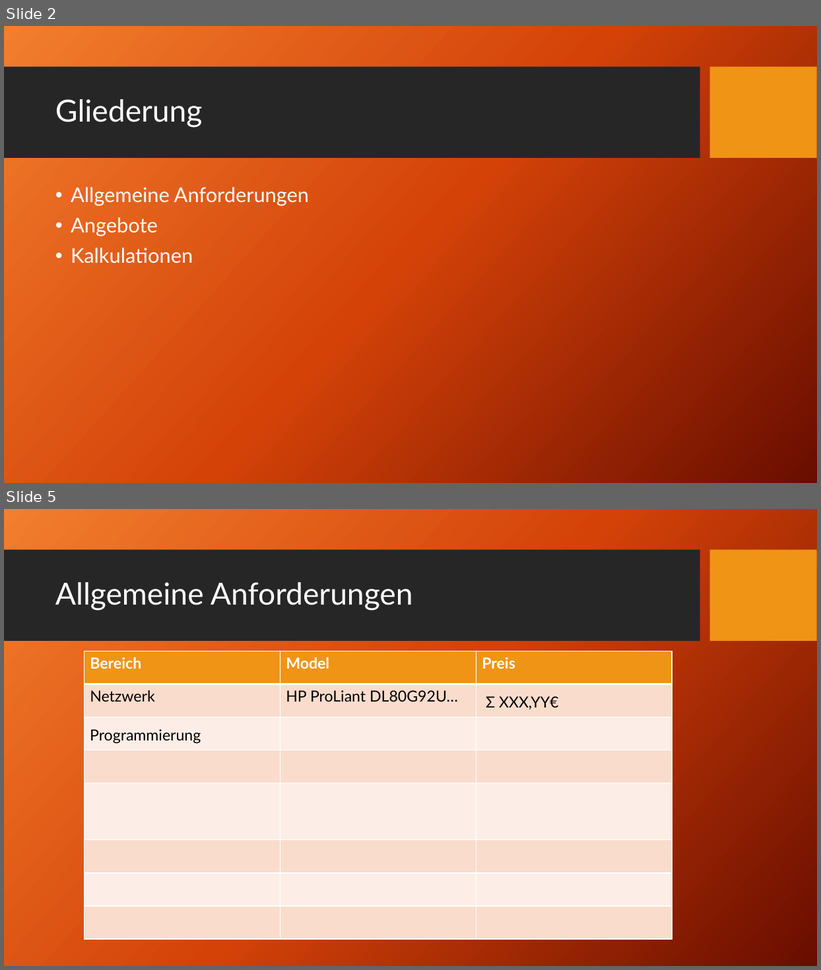
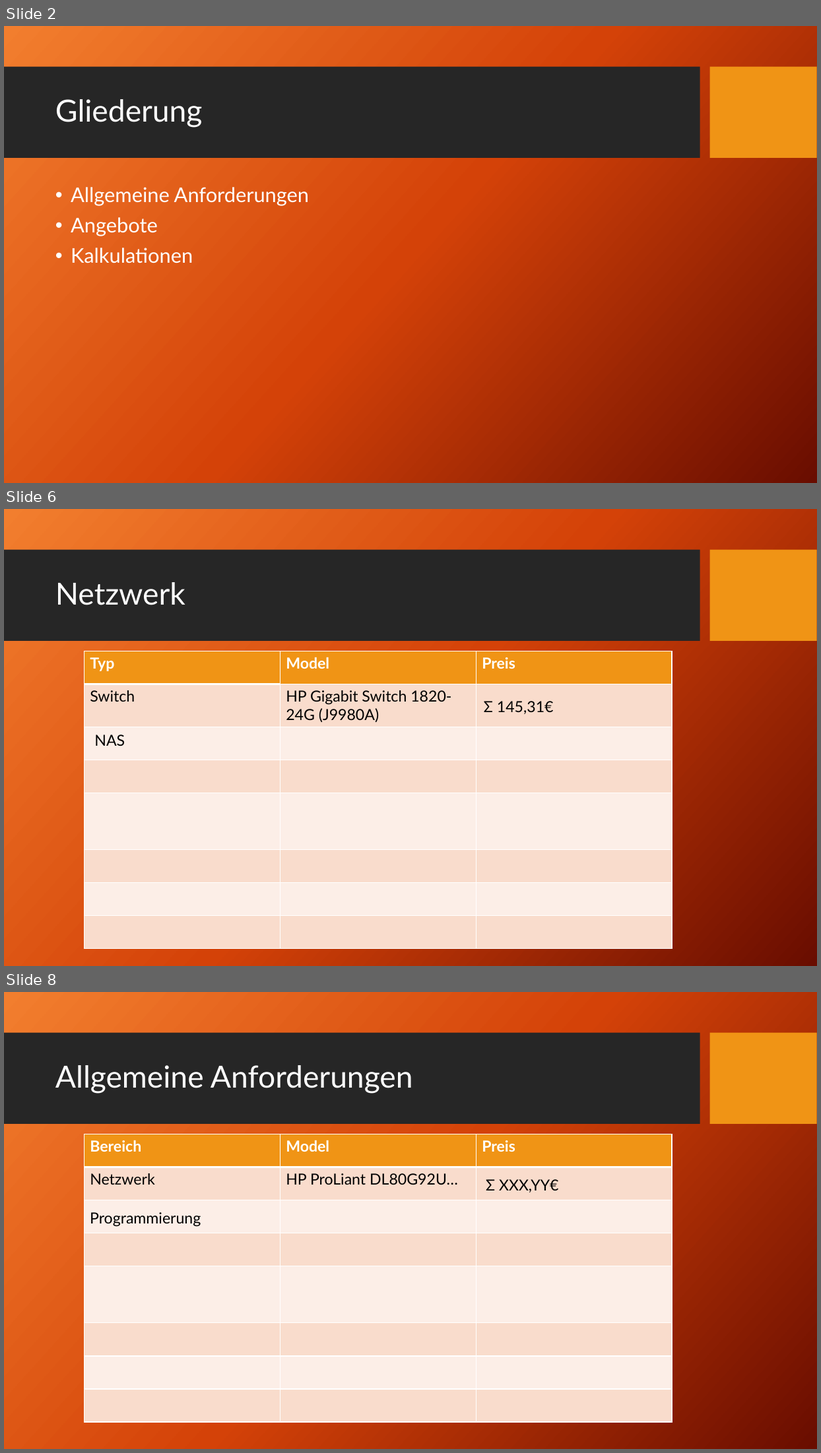
Before and after one commit to HaJaReDeluxe/mintBerryCrunchGames, a slide deck: Angebot für mintBerryCrunchGames GmbH.pptx. Shown one above the other, each under a label of ours: slides 2 and 5 before the commit, slides 2, 6 and 8 after it; the slides between them are not shown. The pictures are 821x970 and 821x1453 pixels, drawn with LibreOffice and Linux fonts; fonts in the diff are those of the drawing; background and template pictures are left out. Boxes give left, top, right and bottom in pixels: in the first picture for what was removed or moved away, otherwise in the second. Text is boxed around its words. In the diff, an @@ line names an element or a change of style, - is before the commit and + after.

```diff
--- a/Angebot für mintBerryCrunchGames GmbH.pptx
+++ b/Angebot für mintBerryCrunchGames GmbH.pptx
@@ slide 6 added at (x1=4, y1=509, x2=817, y2=966), background picture (left out); not listed: 2 template elements that a slide beside it also shows @@
@@ title added at (x1=55, y1=582, x2=186, y2=605), 36 pt, text #FFFFFF @@
+Netzwerk
@@ table added at (x1=84, y1=651, x2=671, y2=949), 8 rows, 3 columns @@
+Typ | Model | Preis
+Switch | HP Gigabit Switch 1820-24G (J9980A) | 
+ |  | 
+ |  | 
+ |  | 
+ |  | 
+ |  | 
+ |  | 
@@ text added at (x1=484, y1=701, x2=554, y2=714), 18 pt, text #000000 @@
+Σ 145,31€
@@ text added at (x1=94, y1=735, x2=125, y2=747), 18 pt, text #000000 @@
+NAS
@@ what was slide 5 is now slide 8 @@
```
Also in this commit, not shown: 2 slides changed, 10 other slides added, 2 slides removed, 2 other files.
